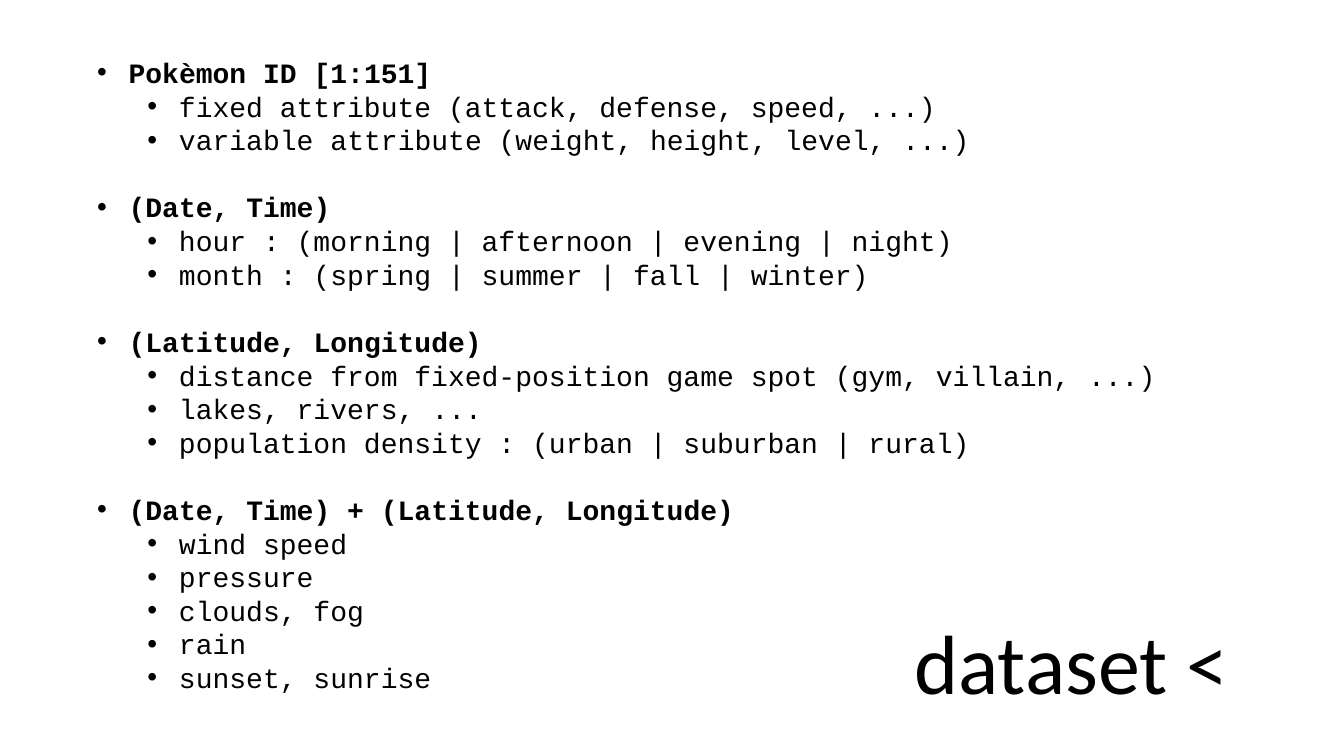
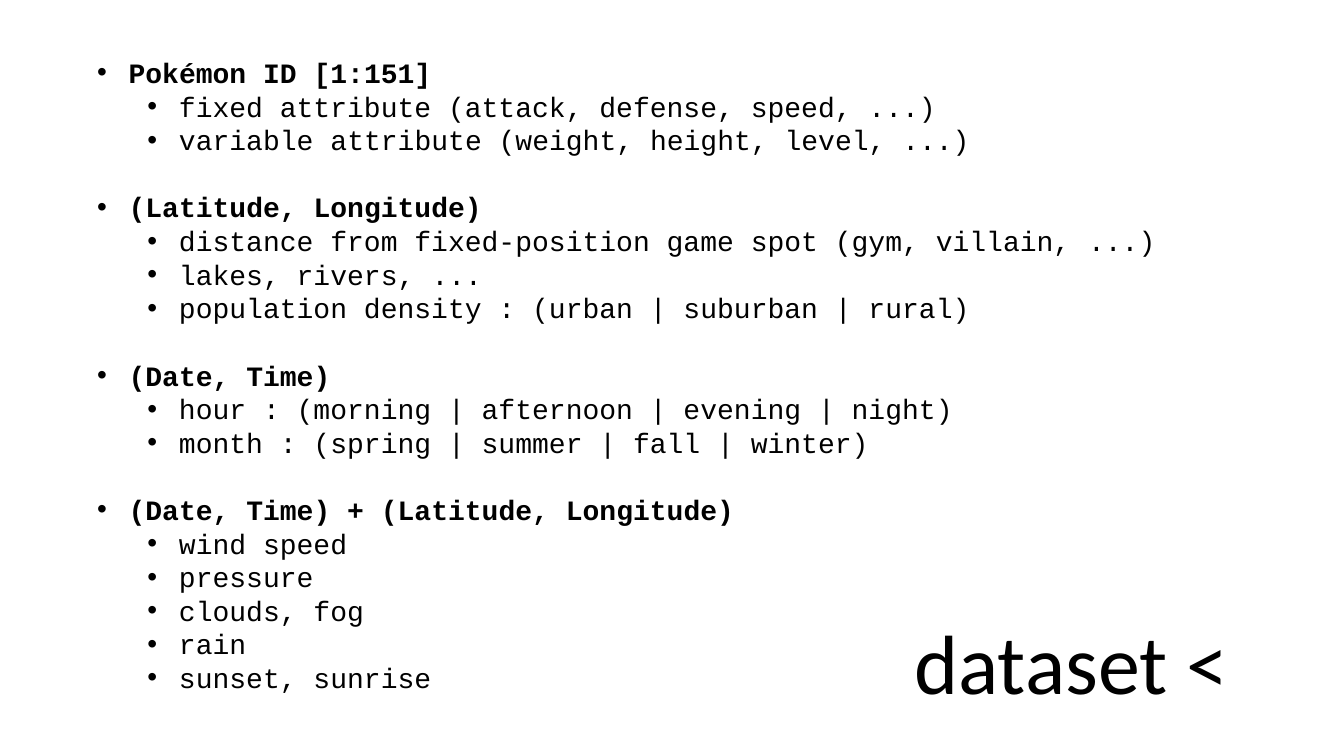
Before and after one commit to ranieri-unimi/spawn-em-all, a slide deck: slide 3 of presentation.pptx (slide 4 before the commit). Drawn at 1344x756 pixels with LibreOffice and Linux fonts; fonts in the diff are those of the drawing. Boxes give left, top, right and bottom in pixels: in the first picture for what was removed or moved away, otherwise in the second. Text is boxed around its words. In the diff, an @@ line names an element or a change of style, - is before the commit and + after.

```diff
--- a/presentation.pptx
+++ b/presentation.pptx
@@ text at (x1=129, y1=63, x2=432, y2=89): text changed @@
-• Pokèmon ID [1:151]
+• Pokémon ID [1:151]
@@ text at (x1=129, y1=198, x2=953, y2=291): paragraphs removed @@
-• (Date, Time)
-  • hour : (morning | afternoon | evening | night)
-  • month : (spring | summer | fall | winter)
@@ text at (x1=129, y1=366, x2=953, y2=459): paragraphs added @@
+• (Date, Time)
+  • hour : (morning | afternoon | evening | night)
+  • month : (spring | summer | fall | winter)
```
Also in this commit, not shown: 5 other slides changed, 2 other files.
